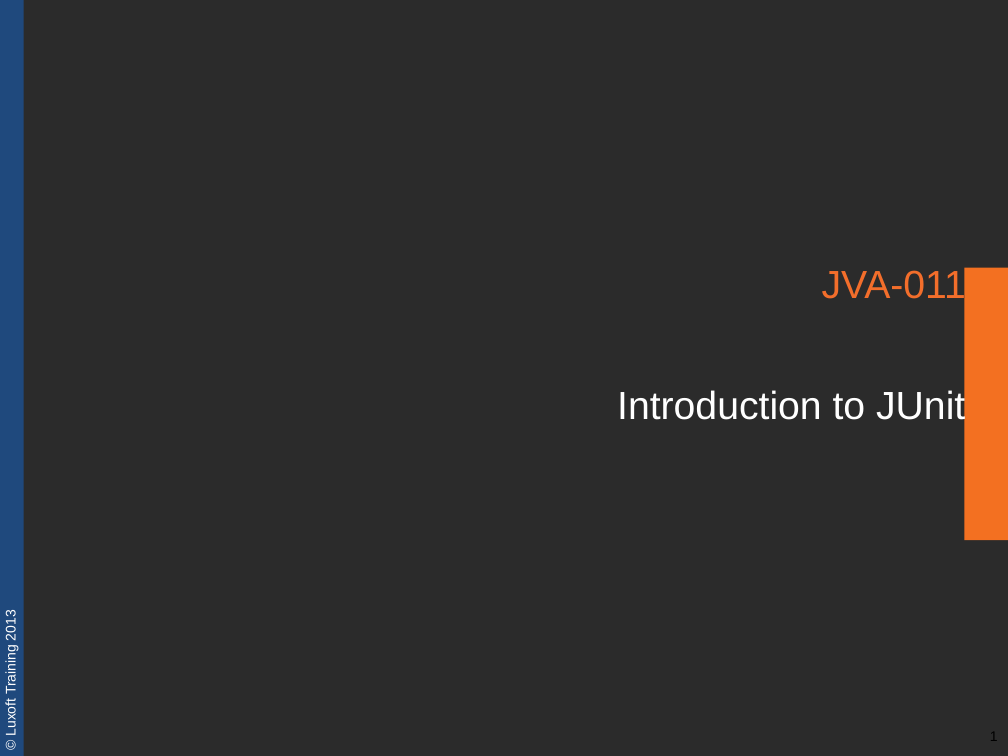
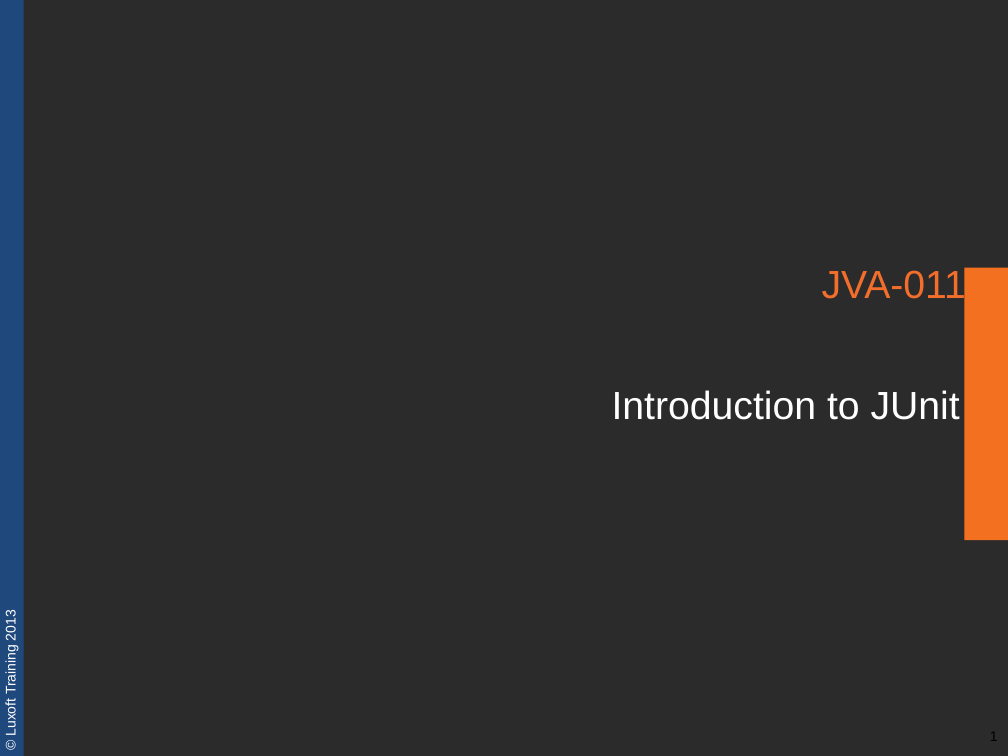
Before and after one commit to team3/lux-trainings-all, a slide deck: slide 1 of JVA-011. unit-testing-with-junit/JVA-011-lecture1-unit-testing-basics.pptx. Drawn at 1008x756 pixels with LibreOffice and Linux fonts; fonts in the diff are those of the drawing; background and template pictures are left out; a plain dark background stands for a picture behind light text. Boxes give left, top, right and bottom in pixels: in the first picture for what was removed or moved away, otherwise in the second. Text is boxed around its words. In the diff, an @@ line names an element or a change of style, - is before the commit and + after.

```diff
--- a/JVA-011. unit-testing-with-junit/JVA-011-lecture1-unit-testing-basics.pptx
+++ b/JVA-011. unit-testing-with-junit/JVA-011-lecture1-unit-testing-basics.pptx
@@ title "Introduction to JUnit" rewrapped from (617,388,965,427) to (612,390,960,420) @@
```
Also in this commit, not shown: 31 other slides changed, 1 slide removed, 1 other file.
